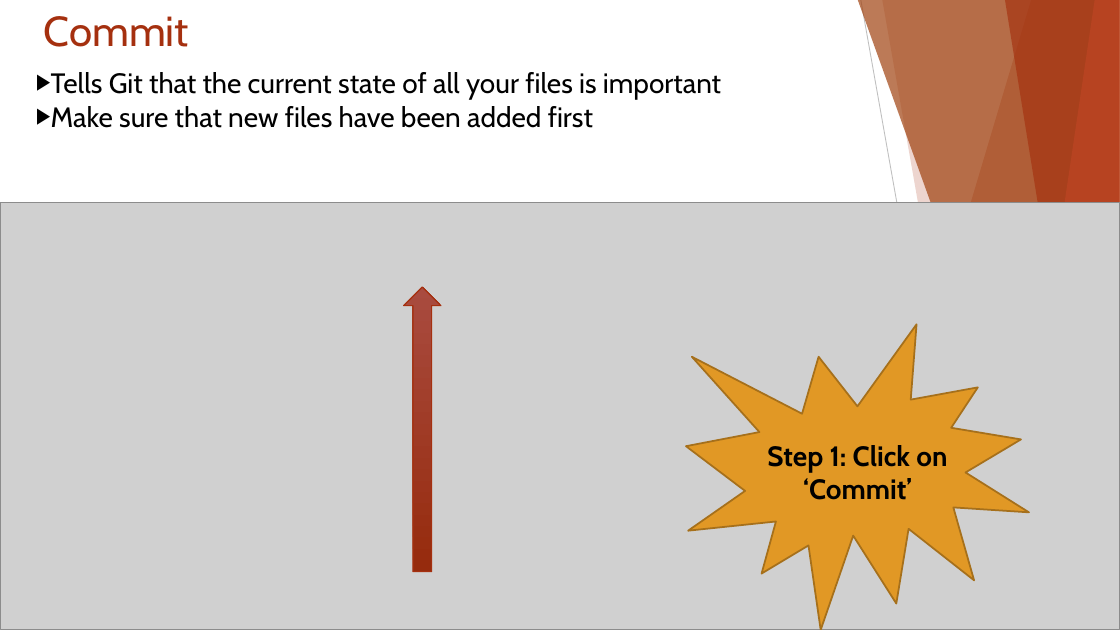
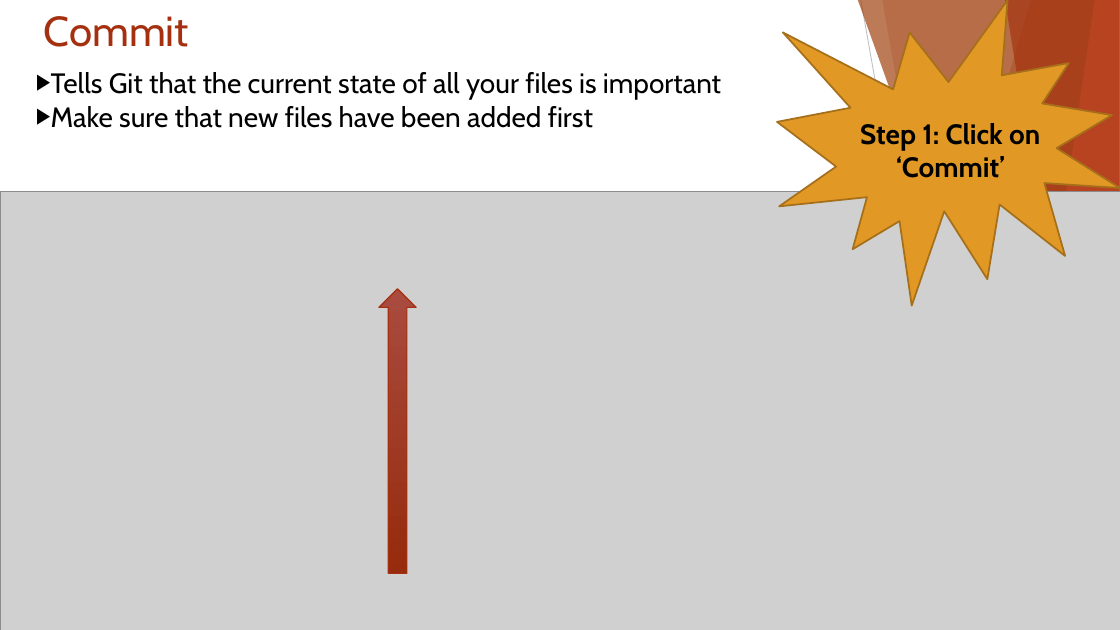
Before and after one commit to ICI3D/Sandbox, a slide deck: slide 10 of IntroToGitHub&SmartGit-v4.1.pptx (slide 11 before the commit). Drawn at 1120x630 pixels with LibreOffice and Linux fonts; fonts in the diff are those of the drawing; grey boxes stand for pictures. Boxes give left, top, right and bottom in pixels: in the first picture for what was removed or moved away, otherwise in the second. Text is boxed around its words. In the diff, an @@ line names an element or a change of style, - is before the commit and + after.

```diff
--- a/IntroToGitHub&SmartGit-v4.1.pptx
+++ b/IntroToGitHub&SmartGit-v4.1.pptx
@@ irregular seal: place and size @@
-irregular seal at [686,324,1029,630]
+irregular seal at [777,0,1120,306]
@@ text "Step 1: Click on ‘Commit’": place and size @@
-text "Step 1: Click on ‘Commit’" at [767,445,947,500]
+text "Step 1: Click on ‘Commit’" at [860,123,1040,178]
@@ picture: place and size @@
-picture at [0,202,1120,630]
+picture at [1,192,1120,630]
@@ up arrow: place and size @@
-up arrow at [404,287,441,572]
+up arrow at [379,289,416,574]
```
Also in this commit, not shown: 10 other slides changed, 4 slides added, 1 other file.
